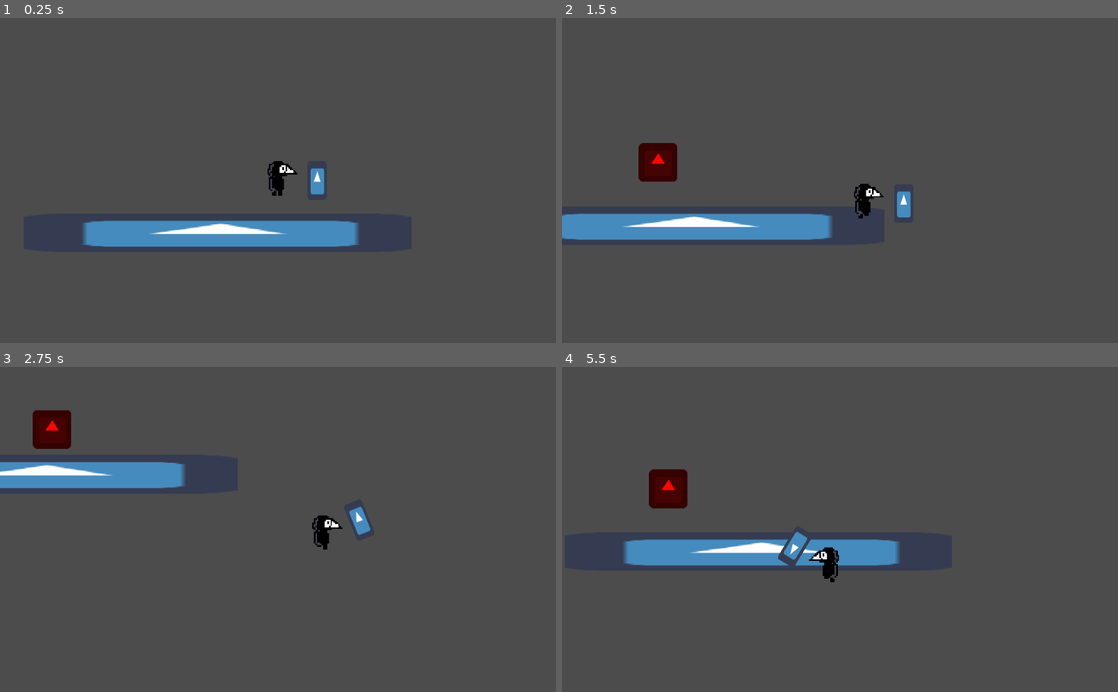
Above: before the commit, frames 1-4 (two rows, left to right).
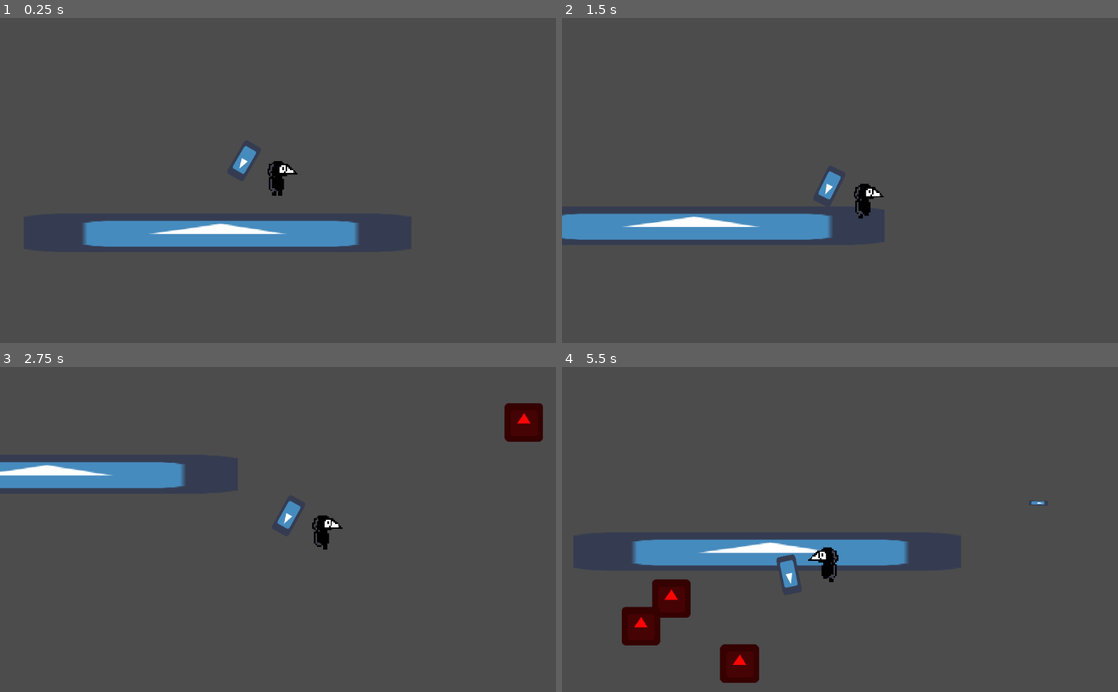
Above: after the commit, the same moments.

Repository: Takexin/Atividade-AC2-HG-3tri
Game: Godot game, scene res://scenes/main.tscn
The game is run twice, just before and just after one commit, with the same random seed, the same clock (stepped at 60 frames per second) and the same inputs. The engine's default icon, where the game draws it, is replaced by a stand-in: a white triangle on a blue panel in a dark square.
Inputs:
- Up to frame 1 (0.25 s): no input
- Up to frame 2 (1.5 s): tap Enter at 0.5 s; hold D (keyRight) 0.53-1.28 s; hold S (keyDown) from 1.28 s (still down)
- Up to frame 3 (2.75 s): release S (keyDown) at 2.03 s; hold D (keyRight) from 2.03 s (still down)
- Up to frame 4 (5.5 s): release D (keyRight) at 2.78 s; hold W (keyUp) 2.78-3.53 s; hold A (keyLeft) 3.53-5.03 s; hold S (keyDown) from 5.03 s (still down)

The runs differ from the first frame. In frame 1, 0.4% of the frame differs, in the area x 41-59%, y 39-55%; in frame 2, 1.2%; in frame 3, 2.0%; in frame 4, 4.3%, in the area x 10-87%, y 31-98%.

Commit message:
adding xp system (to do)

Diff:
--- a/scenes/Enemy.tscn
+++ b/scenes/Enemy.tscn
@@ -1,7 +1,11 @@
-[gd_scene load_steps=4 format=2]
+[gd_scene load_steps=5 format=2]
 
 [ext_resource path="res://icon.png" type="Texture" id=1]
 [ext_resource path="res://scripts/Enemy.gd" type="Script" id=2]
+
+[sub_resource type="CapsuleShape2D" id=2]
+radius = 31.0
+height = 8.0
 
 [sub_resource type="RectangleShape2D" id=1]
 extents = Vector2( 32, 32 )
@@ -16,7 +20,7 @@
 texture = ExtResource( 1 )
 
 [node name="CollisionShape2D" type="CollisionShape2D" parent="."]
-shape = SubResource( 1 )
+shape = SubResource( 2 )
 
 [node name="Timer" type="Timer" parent="."]
 wait_time = 0.5
--- a/scenes/character.tscn
+++ b/scenes/character.tscn
@@ -24,7 +24,11 @@
 "values": [ 2, 0 ]
 }
 
+[sub_resource type="CircleShape2D" id=4]
+
 [node name="KinematicBody2D" type="KinematicBody2D"]
+collision_layer = 13
+collision_mask = 13
 script = ExtResource( 2 )
 
 [node name="Sprite" type="Sprite" parent="."]
@@ -55,6 +59,16 @@
 anims/walk = SubResource( 3 )
 
 [node name="bow" parent="." instance=ExtResource( 3 )]
+weaponCooldown = 1.0
+
+[node name="Area2D" type="Area2D" parent="."]
+collision_layer = 4
+collision_mask = 4
+
+[node name="CollisionShape2D" type="CollisionShape2D" parent="Area2D"]
+scale = Vector2( 13, 13 )
+shape = SubResource( 4 )
 
 [connection signal="timeout" from="Timer" to="." method="_on_Timer_timeout"]
 [connection signal="timeout" from="Timer2" to="." method="_on_Timer2_timeout"]
+[connection signal="body_entered" from="Area2D" to="." method="_on_Area2D_body_entered"]
--- a/scenes/main.tscn
+++ b/scenes/main.tscn
@@ -20,16 +20,16 @@
 collision_mask = 2
 
 [node name="EnemySpawn1" type="Node2D" parent="character"]
-position = Vector2( -298, -21 )
+position = Vector2( -632, 233 )
 
 [node name="EnemySpawn2" type="Node2D" parent="character"]
-position = Vector2( -308, -25 )
+position = Vector2( -607, -193 )
 
 [node name="EnemySpawn4" type="Node2D" parent="character"]
-position = Vector2( 232, -49 )
+position = Vector2( 514, 280 )
 
 [node name="EnemySpawn3" type="Node2D" parent="character"]
-position = Vector2( 229, -22 )
+position = Vector2( 550, -193 )
 
 [node name="EnemySpawnTimer" type="Timer" parent="."]
 
--- /dev/null
+++ b/scenes/orbXP.tscn
@@ -0,0 +1,21 @@
+[gd_scene load_steps=4 format=2]
+
+[ext_resource path="res://icon.png" type="Texture" id=1]
+[ext_resource path="res://scripts/orbXP.gd" type="Script" id=2]
+
+[sub_resource type="RectangleShape2D" id=1]
+extents = Vector2( 12, 12 )
+
+[node name="KinematicBody2D" type="KinematicBody2D"]
+collision_layer = 12
+collision_mask = 12
+script = ExtResource( 2 )
+
+[node name="CollisionShape2D" type="CollisionShape2D" parent="."]
+shape = SubResource( 1 )
+
+[node name="Sprite" type="Sprite" parent="."]
+scale = Vector2( 0.2, 0.2 )
+texture = ExtResource( 1 )
+
+[node name="orbXP" type="Node2D" parent="."]
--- a/scenes/weakpons/bow.tscn
+++ b/scenes/weakpons/bow.tscn
@@ -17,10 +17,11 @@
 [node name="Area2D" type="Area2D" parent="."]
 
 [node name="CollisionShape2D" type="CollisionShape2D" parent="Area2D"]
-scale = Vector2( 20, 20 )
+scale = Vector2( 30, 30 )
 shape = SubResource( 1 )
 
 [node name="shootCooldown" type="Timer" parent="."]
 
 [connection signal="body_entered" from="Area2D" to="." method="_on_Area2D_body_entered"]
+[connection signal="body_exited" from="Area2D" to="." method="_on_Area2D_body_exited"]
 [connection signal="timeout" from="shootCooldown" to="." method="_on_shootCooldown_timeout"]
--- a/scripts/Enemy.gd
+++ b/scripts/Enemy.gd
@@ -5,6 +5,7 @@
 var canDamage = true
 onready var timer = get_node("Timer")
 export var health = 100
+var xpScene = load("res://scenes/orbXP.tscn")
 
 func move_towards_player(player_position, delta, player):
 	var direction = (player_position - position).normalized()
@@ -37,4 +38,9 @@
 		body.queue_free()
 		health-=30
 		if health <=0:
+			var xpInstance = xpScene.instance()
+			xpInstance.position = self.position
+			xpInstance.xpAmmount = 3
+			xpInstance.set_name("orbXP")
+			get_parent().add_child(xpInstance, true)
 			self.queue_free()
--- a/scripts/bowWeapon.gd
+++ b/scripts/bowWeapon.gd
@@ -12,7 +12,6 @@
 	pass
 
 func shoot(body: Node):
-
 	if canShoot and body:
 		var projectileInstance = projectileScene.instance()
 		projectileInstance.set_name("projectile")
@@ -22,17 +21,12 @@
 		$shootCooldown.start(weaponCooldown)
 	else:
 		isLookingAt = false
-		enemyQueue.pop_front()
-		if (enemyQueue.front() != null):
-			lookAt(enemyQueue.front())
 func _on_shootCooldown_timeout():
 	canShoot=true
 	shoot(lookAtNode)
 
 func _process(delta):
-	if(isLookingAt):
-		look_at(lookAtPos)
-
+	look_at(lookAtPos)
 func lookAt(body: Node2D):
 	if body:
 		isLookingAt = true
@@ -42,8 +36,11 @@
 	else:
 		isLookingAt = false
 func _on_Area2D_body_entered(body):
+	print(enemyQueue)
 	var enemyName = "Enemy"
-	if body.get_name().substr(0, enemyName.length()) == enemyName and !isLookingAt:
-		print(body)
+	if body.get_name().substr(0, enemyName.length()) == enemyName:
 		enemyQueue.push_back(body)
 		lookAt(enemyQueue.front())
+
+func _on_Area2D_body_exited(body):
+	enemyQueue.erase(body)
--- a/scripts/character.gd
+++ b/scripts/character.gd
@@ -5,8 +5,17 @@
 onready var timer = get_node("Timer")
 onready var timer2 = get_node("Timer2")
 onready var sprite = get_node("Sprite")
+signal foundOrb
+
+
 func _ready():
 	pass
+func _process(delta):
+	if get_tree().get_root().get_node("main").get_children():
+		for child in get_tree().get_root().get_node("main").get_children():
+			if(!child.is_connected("damage",self, "_on_Enemy_damage")):
+				child.connect("damage", self, "_on_Enemy_damage")
+
 func _physics_process(delta):
 	var velocity = Vector2()
 	if(Input.is_action_pressed("keyUp")):
@@ -31,6 +40,7 @@
 		$Sprite.frame = 1
 	if(Input.is_action_pressed("restart")):
 		get_tree().reload_current_scene()
+
 var blincControl = 0
 var numLoops = 2
 
@@ -50,3 +60,14 @@
 	timer.start(0.1)
 func _on_Timer_timeout():
 	sprite.modulate = Color(1,1,1)
+func moveOrb(body):
+	var direction = (position - body.position).normalized() * 10
+	body.position -= direction
+
+
+
+
+func _on_Area2D_body_entered(body):
+	var orb = "orbXP"
+	if body.get_name().substr(0, orb.length()) == orb:
+		emit_signal("foundOrb")
--- /dev/null
+++ b/scripts/orbXP.gd
@@ -0,0 +1,21 @@
+extends KinematicBody2D
+#remember: low - 3, medium - 6, high: 12
+onready var player = get_parent().get_node("character")
+export var xpAmmount = 0
+var move = false
+
+func _ready():
+	pass
+func _physics_process(delta):
+	if player and !player.is_connected("foundOrb", self, "onOrbFound"):
+		player.connect("foundOrb", self, "onOrbFound")
+		print("connected")
+	if move:
+		var direction = (player.position - position).normalized()
+		var collision = move_and_collide(direction * 10, delta)
+		if collision:
+			queue_free()
+
+func onOrbFound():
+	print("found orb AAAA")
+	move = true
Not shown, added: assets/sfx/556002__nox_sound__footsteps_mountain_boots_gravel_mono.wav.import
Not shown: 1 places in scenes/character.tscn that only renumber resources
Not shown, added: assets/sfx/556002__nox_sound__footsteps_mountain_boots_gravel_mono.wav
